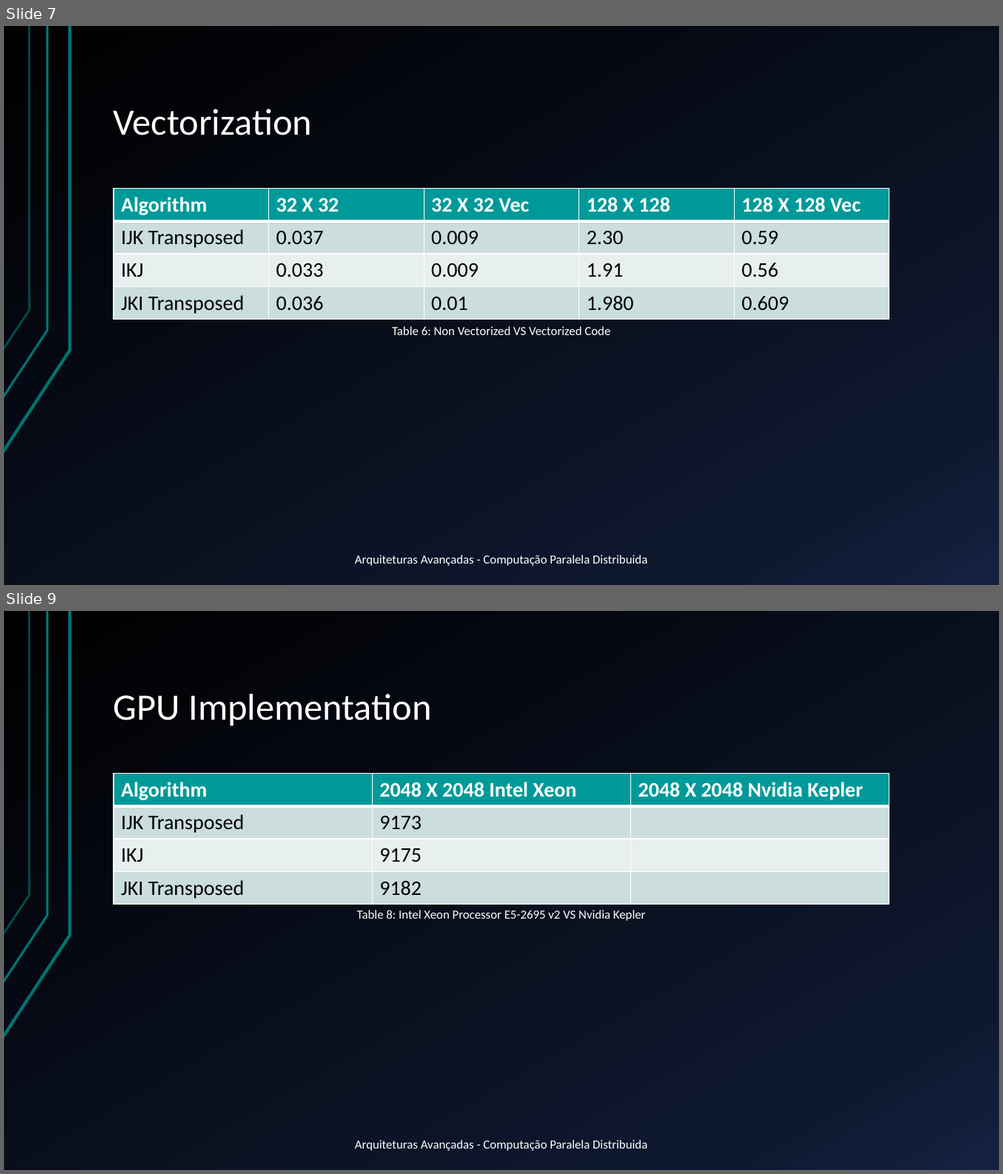
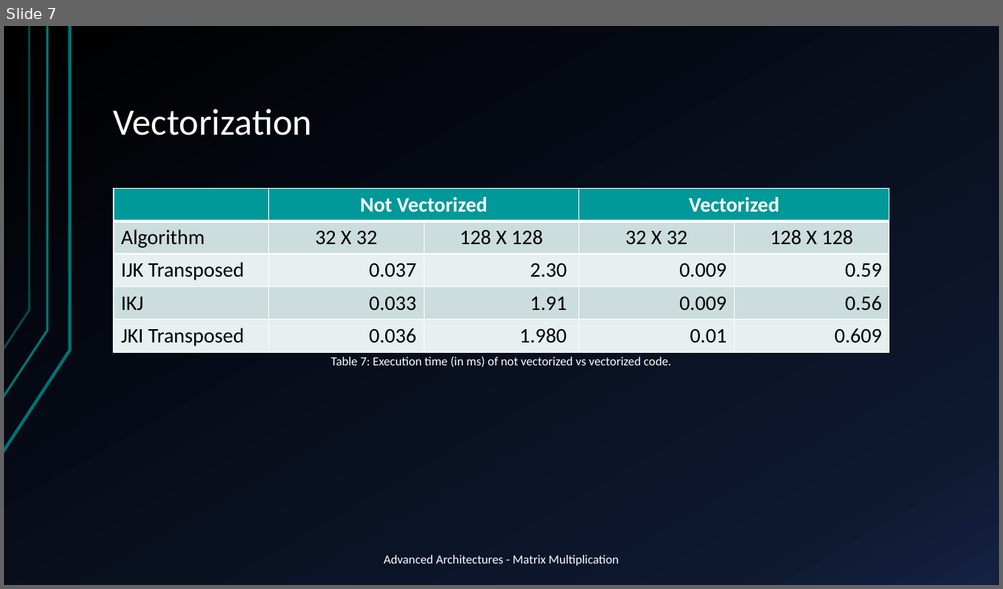
Before and after one commit to Frodo061/RegMatrix-Multiplication, a slide deck: AA_WorkAssignment_Pres.pptx. Shown one above the other, each under a label of ours: slides 7 and 9 before the commit, slide 7 after it; the slides between them are not shown. The pictures are 1003x1174 and 1003x589 pixels, drawn with LibreOffice and Linux fonts; fonts in the diff are those of the drawing. Boxes give left, top, right and bottom in pixels: in the first picture for what was removed or moved away, otherwise in the second. Text is boxed around its words. In the diff, an @@ line names an element or a change of style, - is before the commit and + after.

```diff
--- a/AA_WorkAssignment_Pres.pptx
+++ b/AA_WorkAssignment_Pres.pptx
@@ slide 9 removed at (4,611,999,1170), background gradient #000000 to #0F1931 to #142242; not listed: 3 template elements that a slide beside it also shows @@
@@ title removed at (114,694,431,726) @@
-GPU Implementation
@@ table removed at (114,774,888,903), 4 rows, 3 columns @@
-Algorithm | 2048 X 2048 Intel Xeon | 2048 X 2048 Nvidia Kepler
-IJK Transposed | 9173 | 
-IKJ | 9175 | 
-JKI Transposed | 9182 | 
@@ text removed at (357,910,646,921) @@
-Table 8: Intel Xeon Processor E5-2695 v2 VS Nvidia Kepler
@@ text removed at (355,1140,647,1151) @@
-Arquiteturas Avançadas - Computação Paralela Distribuida
@@ slide 7 changed as well @@
@@ table at (114,189,890,351) @@
-row 1: Algorithm | 32 X 32 | 32 X 32 Vec | 128 X 128 | 128 X 128 Vec
-row 2: IJK Transposed | 0.037 | 0.009 | 2.30 | 0.59
-row 3: IKJ | 0.033 | 0.009 | 1.91 | 0.56
-row 4: JKI Transposed | 0.036 | 0.01 | 1.980 | 0.609
+row 1:  | Not Vectorized |  | Vectorized | 
+row 2: Algorithm | 32 X 32 | 128 X 128 | 32 X 32 | 128 X 128
+row 3: IJK Transposed | 0.037 | 2.30 | 0.009 | 0.59
+row 4: IKJ | 0.033 | 1.91 | 0.009 | 0.56
+row 5: JKI Transposed | 0.036 | 1.980 | 0.01 | 0.609
@@ text at (331,357,671,367): text changed @@
-Table 6: Non Vectorized VS Vectorized Code
+Table 7: Execution time (in ms) of not vectorized vs vectorized code.
@@ text at (384,555,619,566): text changed @@
-Arquiteturas Avançadas - Computação Paralela Distribuida
+Advanced Architectures - Matrix Multiplication
```
Also in this commit, not shown: 7 other slides changed, 2 slides added, 1 other slide removed.
